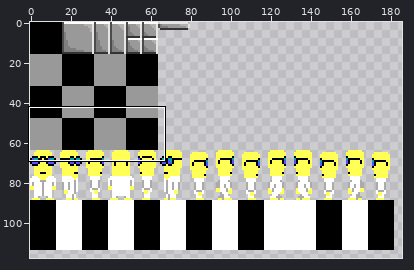
A sprite sheet gets an edit: assets/img/tiles.png. The first picture is a wide view before the edit; the outline marks the close-up.
Close-up. As it was:
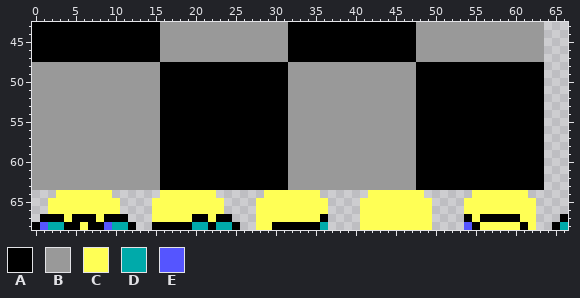
The file is 512x512 pixels. Colours within 5 levels of each other are drawn and written as one. Shown: x 0..66, y 43..68. The wide view leaves out empty margins.
Palette (. is transparent): A #000000  B #999999  C #ffff55  D #00aaaa  E #5555ff
Pixels before, first column x 0:
43 AAAAAAAAAAAAAAAABBBBBBBBBBBBBBBBAAAAAAAAAAAAAAAABBBBBBBBBBBBBBBB...
44 AAAAAAAAAAAAAAAABBBBBBBBBBBBBBBBAAAAAAAAAAAAAAAABBBBBBBBBBBBBBBB...
45 AAAAAAAAAAAAAAAABBBBBBBBBBBBBBBBAAAAAAAAAAAAAAAABBBBBBBBBBBBBBBB...
46 AAAAAAAAAAAAAAAABBBBBBBBBBBBBBBBAAAAAAAAAAAAAAAABBBBBBBBBBBBBBBB...
47 AAAAAAAAAAAAAAAABBBBBBBBBBBBBBBBAAAAAAAAAAAAAAAABBBBBBBBBBBBBBBB...
48 BBBBBBBBBBBBBBBBAAAAAAAAAAAAAAAABBBBBBBBBBBBBBBBAAAAAAAAAAAAAAAA...
49 BBBBBBBBBBBBBBBBAAAAAAAAAAAAAAAABBBBBBBBBBBBBBBBAAAAAAAAAAAAAAAA...
50 BBBBBBBBBBBBBBBBAAAAAAAAAAAAAAAABBBBBBBBBBBBBBBBAAAAAAAAAAAAAAAA...
51 BBBBBBBBBBBBBBBBAAAAAAAAAAAAAAAABBBBBBBBBBBBBBBBAAAAAAAAAAAAAAAA...
52 BBBBBBBBBBBBBBBBAAAAAAAAAAAAAAAABBBBBBBBBBBBBBBBAAAAAAAAAAAAAAAA...
53 BBBBBBBBBBBBBBBBAAAAAAAAAAAAAAAABBBBBBBBBBBBBBBBAAAAAAAAAAAAAAAA...
54 BBBBBBBBBBBBBBBBAAAAAAAAAAAAAAAABBBBBBBBBBBBBBBBAAAAAAAAAAAAAAAA...
55 BBBBBBBBBBBBBBBBAAAAAAAAAAAAAAAABBBBBBBBBBBBBBBBAAAAAAAAAAAAAAAA...
56 BBBBBBBBBBBBBBBBAAAAAAAAAAAAAAAABBBBBBBBBBBBBBBBAAAAAAAAAAAAAAAA...
57 BBBBBBBBBBBBBBBBAAAAAAAAAAAAAAAABBBBBBBBBBBBBBBBAAAAAAAAAAAAAAAA...
58 BBBBBBBBBBBBBBBBAAAAAAAAAAAAAAAABBBBBBBBBBBBBBBBAAAAAAAAAAAAAAAA...
59 BBBBBBBBBBBBBBBBAAAAAAAAAAAAAAAABBBBBBBBBBBBBBBBAAAAAAAAAAAAAAAA...
60 BBBBBBBBBBBBBBBBAAAAAAAAAAAAAAAABBBBBBBBBBBBBBBBAAAAAAAAAAAAAAAA...
61 BBBBBBBBBBBBBBBBAAAAAAAAAAAAAAAABBBBBBBBBBBBBBBBAAAAAAAAAAAAAAAA...
62 BBBBBBBBBBBBBBBBAAAAAAAAAAAAAAAABBBBBBBBBBBBBBBBAAAAAAAAAAAAAAAA...
63 BBBBBBBBBBBBBBBBAAAAAAAAAAAAAAAABBBBBBBBBBBBBBBBAAAAAAAAAAAAAAAA...
64 ...CCCCCCC......CCCCCCC......CCCCCCC......CCCCCCC......CCCCCCC.....
65 ..CCCCCCCCC....CCCCCCCCC....CCCCCCCCC....CCCCCCCCC....CCCCCCCCC....
66 ..CCCCCCCCC....CCCCCCCCC....CCCCCCCCC....CCCCCCCCC....CCCCCCCCC....
67 .AAACAAACAAA...CCCCCAACAA...CCCCCCCCA....CCCCCCCCC....ACAAAAACC...A
68 AEDDAACAAEDDA..AAAAADDADDA..CCAAAAAAD....CCCCCCCCC....EACCCCCAC..AD
New version:
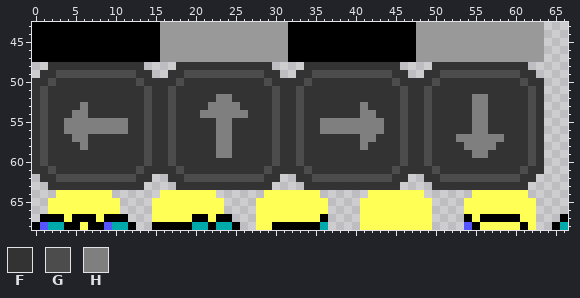
Colours new in this view: F #333333  G #4c4c4c  H #7f7f7f
Change:
Changed rows in their new state; - is an unchanged pixel.
first column x 0:
48 ..FFFFFFFFFFFF....FFFFFFFFFFFF....FFFFFFFFFFFF....FFFFFFFFFFFF..
49 .FFGGGGGGGGGGFF..FFGGGGGGGGGGFF..FFGGGGGGGGGGFF..FFGGGGGGGGGGFF.
50 FFGFFFFFFFFFFGFFFFGFFFFFFFFFFGFFFFGFFFFFFFFFFGFFFFGFFFFFFFFFFGFF
51 FGFFFFFFFFFFFFGFFGFFFFFFFFFFFFGFFGFFFFFFFFFFFFGFFGFFFFFFFFFFFFGF
52 FGFFFFFFFFFFFFGFFGFFFFFHHFFFFFGFFGFFFFFFFFFFFFGFFGFFFFFHHFFFFFGF
53 FGFFFFHFFFFFFFGFFGFFFFHHHHFFFFGFFGFFFFFFFHFFFFGFFGFFFFFHHFFFFFGF
54 FGFFFHHFFFFFFFGFFGFFFHHHHHHFFFGFFGFFFFFFFHHFFFGFFGFFFFFHHFFFFFGF
55 FGFFHHHHHHHHFFGFFGFFFFFHHFFFFFGFFGFFHHHHHHHHFFGFFGFFFFFHHFFFFFGF
56 FGFFHHHHHHHHFFGFFGFFFFFHHFFFFFGFFGFFHHHHHHHHFFGFFGFFFFFHHFFFFFGF
57 FGFFFHHFFFFFFFGFFGFFFFFHHFFFFFGFFGFFFFFFFHHFFFGFFGFFFHHHHHHFFFGF
58 FGFFFFHFFFFFFFGFFGFFFFFHHFFFFFGFFGFFFFFFFHFFFFGFFGFFFFHHHHFFFFGF
59 FGFFFFFFFFFFFFGFFGFFFFFHHFFFFFGFFGFFFFFFFFFFFFGFFGFFFFFHHFFFFFGF
60 FGFFFFFFFFFFFFGFFGFFFFFFFFFFFFGFFGFFFFFFFFFFFFGFFGFFFFFFFFFFFFGF
61 FFGFFFFFFFFFFGFFFFGFFFFFFFFFFGFFFFGFFFFFFFFFFGFFFFGFFFFFFFFFFGFF
62 .FFGGGGGGGGGGFF..FFGGGGGGGGGGFF..FFGGGGGGGGGGFF..FFGGGGGGGGGGFF.
63 ..FFFFFFFFFFFF....FFFFFFFFFFFF....FFFFFFFFFFFF....FFFFFFFFFFFF..
Boxes around the changes in both close-ups, in picture pixels (x1, y1, x2, y2):
changed: (32, 62, 544, 190)
